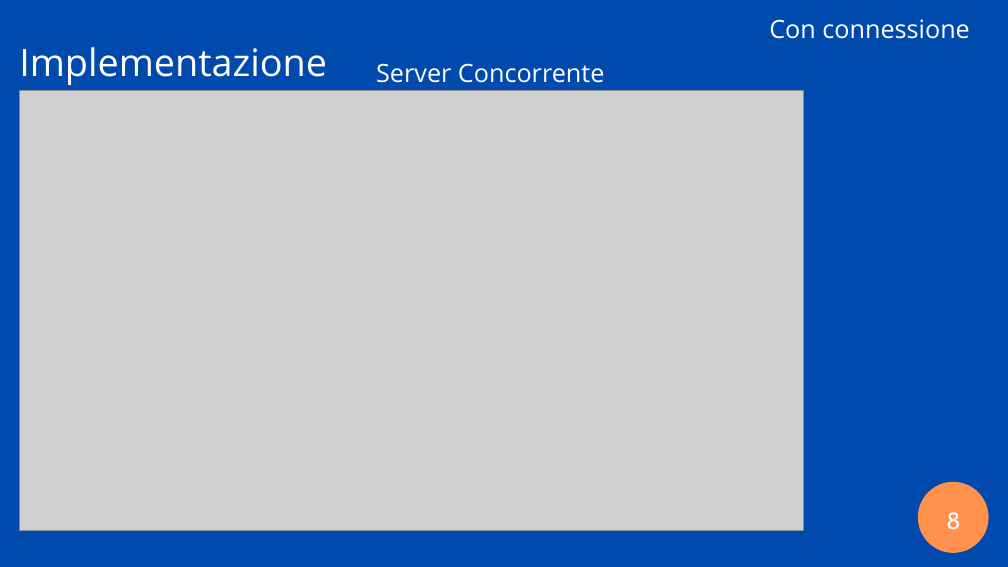
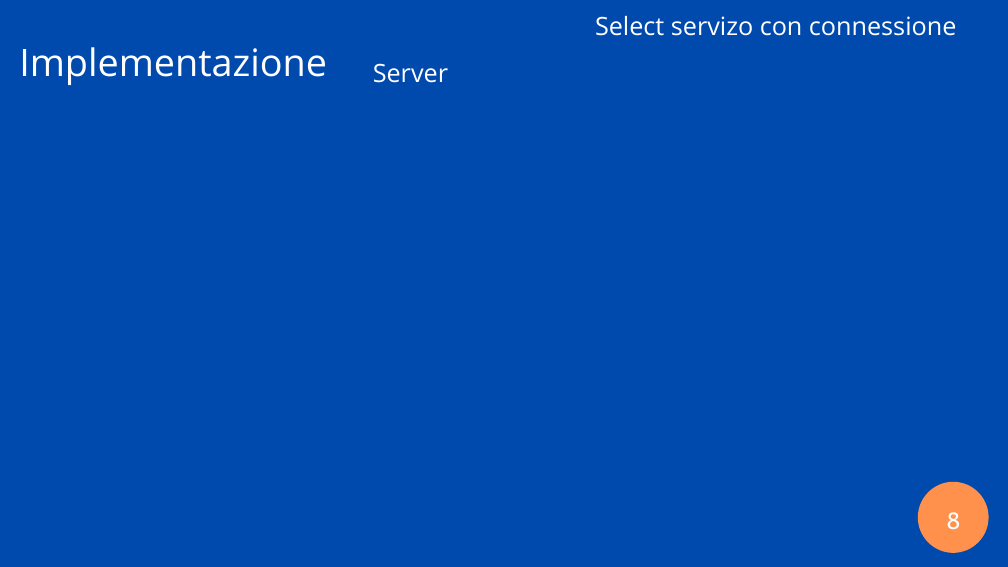
Before and after one commit to ilcors-dev/gruppo-reti, a slide deck: slide 8 of esercitazione_4/documents/Esercitazione 4.pptx. Drawn at 1008x567 pixels with LibreOffice and Linux fonts; fonts in the diff are those of the drawing; grey boxes stand for pictures. Boxes give left, top, right and bottom in pixels: in the first picture for what was removed or moved away, otherwise in the second. Text is boxed around its words. In the diff, an @@ line names an element or a change of style, - is before the commit and + after.

```diff
--- a/esercitazione_4/documents/Esercitazione 4.pptx
+++ b/esercitazione_4/documents/Esercitazione 4.pptx
@@ text at (x1=595, y1=16, x2=956, y2=36): text changed @@
-Con connessione
+Select servizo con connessione
@@ text at (x1=373, y1=63, x2=448, y2=83): text changed @@
-Server Concorrente
+Server
@@ picture removed at (x1=20, y1=90, x2=803, y2=530) @@
```
Also in this commit, not shown: 7 other slides changed.
